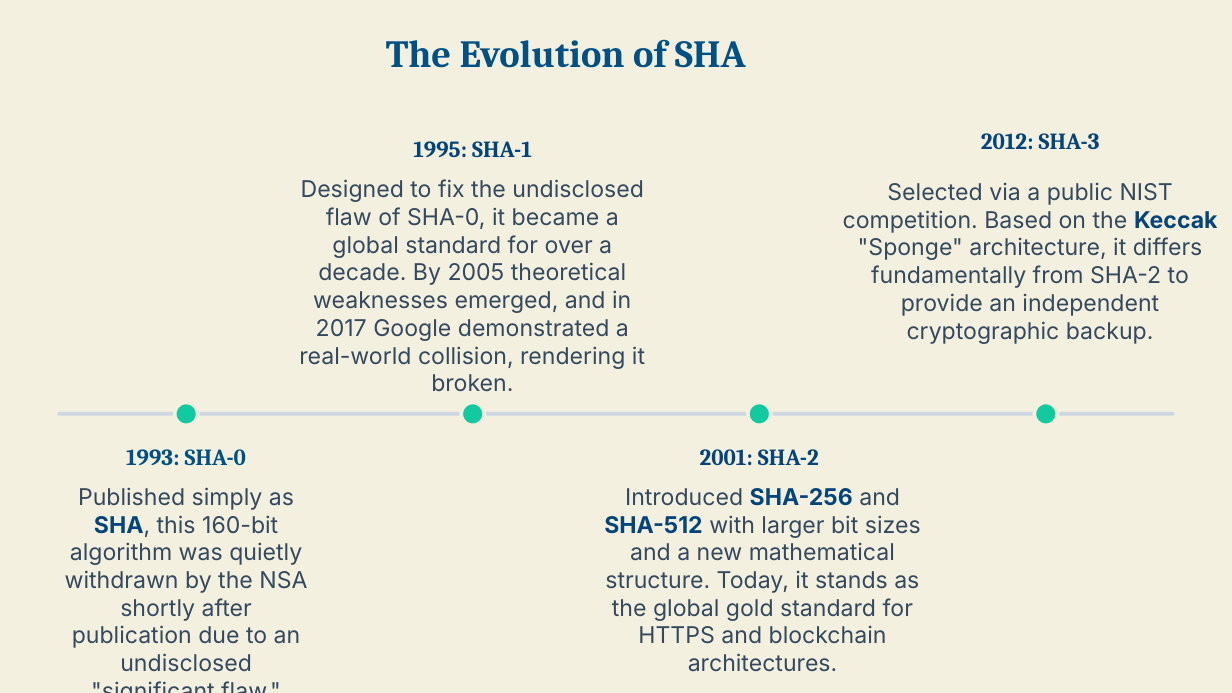
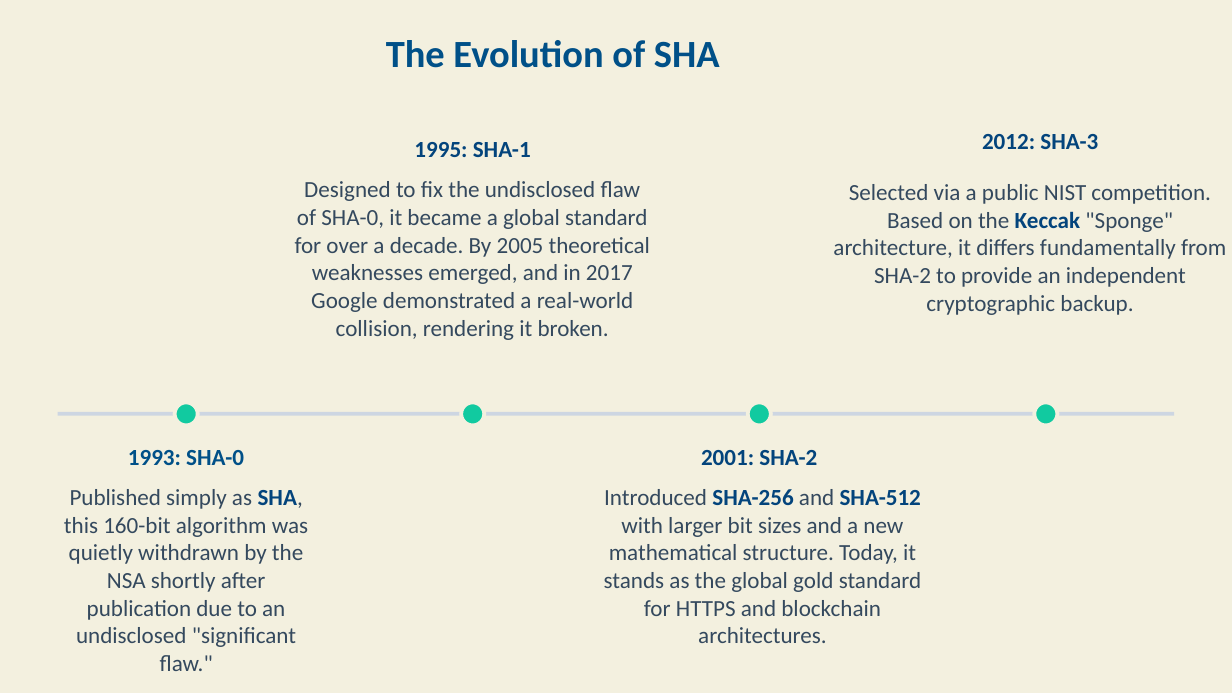
Before and after one commit to anudeep1189/SHA256, a slide deck: slide 5 of Documents/Secure Hash Algorithm (SHA) Overview.pptx. Drawn at 1232x693 pixels with LibreOffice and Linux fonts; fonts in the diff are those of the drawing; background and template pictures are left out. Boxes give left, top, right and bottom in pixels: in the first picture for what was removed or moved away, otherwise in the second. Text is boxed around its words. In the diff, an @@ line names an element or a change of style, - is before the commit and + after.

```diff
--- a/Documents/Secure Hash Algorithm (SHA) Overview.pptx
+++ b/Documents/Secure Hash Algorithm (SHA) Overview.pptx
@@ font Cambria to Calibri in 5 elements at (128, 450, 244, 465), (414, 142, 531, 157), (701, 450, 817, 465), (982, 134, 1098, 149), (386, 40, 720, 68) @@
@@ font Inter to Calibri in 4 elements at (64, 489, 308, 671), (295, 181, 650, 340), (604, 489, 921, 643), (833, 184, 1226, 315) @@
```
Also in this commit, not shown: 6 other slides changed.
